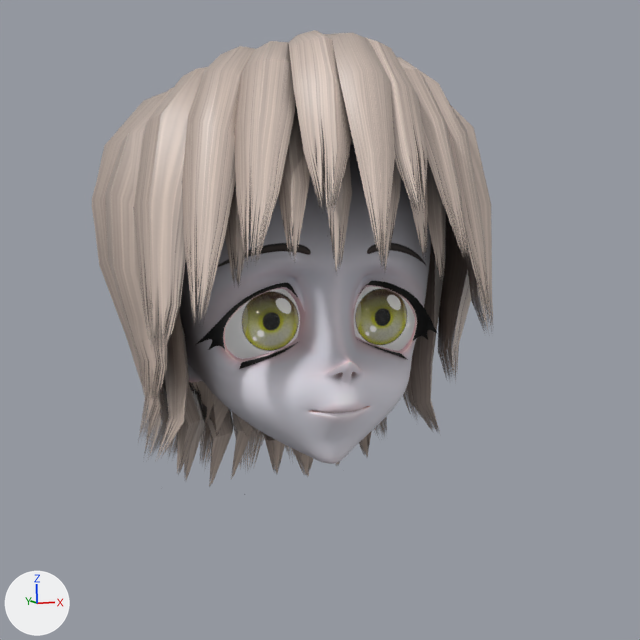
The Blender file head_Girl/head_Girl.blend, before and after one commit.
One viewpoint serves both versions: the file's camera 'Camera'. The lights are fixed; the arrows at lower left show +X, +Y and +Z.

Before the edit, the objects in view are built like this:
```python
ob_eyeball_l = bpy.data.objects.new('eyeball.L', me_sphere_012)
ob_eyeball_l.location = (0.053, -0.051, 0.078)
ob_eyeball_l.rotation_euler = (1.571, 0.0, 0.0)  # degrees (90, 0, 0)
ob_eyeball_r = bpy.data.objects.new('eyeball.R', me_sphere_011)
ob_eyeball_r.location = (-0.053, -0.051, 0.078)
ob_eyeball_r.rotation_euler = (1.571, 0.0, 0.0)  # degrees (90, 0, 0)
ob_hair_girl = bpy.data.objects.new('hair.girl', me_hair_girl)
ob_hair_girl.location = (0.0, 0.0, 0.0)
ob_head_girl = bpy.data.objects.new('head.girl', me_head_girl)
ob_head_girl.location = (0.0, 0.0, 0.0)
```
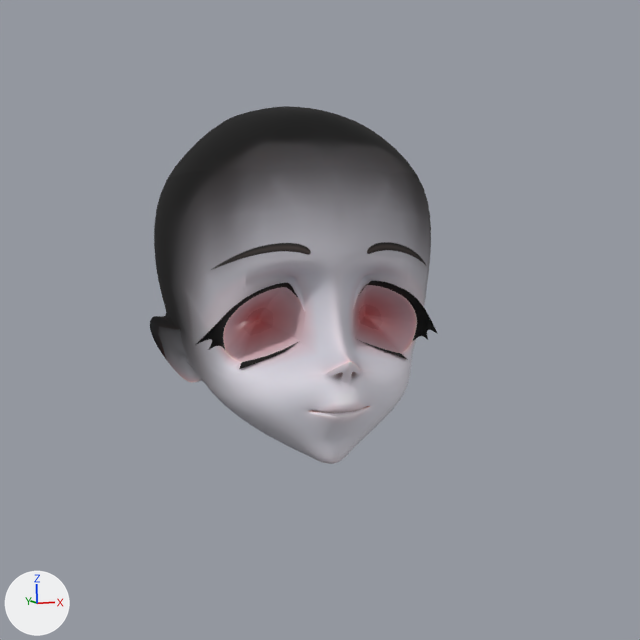
Pixel boxes (x1, y1, x2, y2) of what changed, in the pictures (640 x 640 px):
'hair.girl', hidden: before (92, 30, 493, 495)
'eyeball.R', hidden: before (224, 289, 300, 359)
'eyeball.L', hidden: before (354, 286, 415, 351)

The change, as a diff of the scene's bpy script:
```diff
--- a/head_Girl/head_Girl.blend.py
+++ b/head_Girl/head_Girl.blend.py
@@ ob_eyeball_r @@
 ob_eyeball_r.rotation_euler = (1.571, 0.0, 0.0)  # degrees (90, 0, 0)
+ob_eyeball_r.hide_render = True
@@ ob_eyeball_l @@
 ob_eyeball_l.rotation_euler = (1.571, 0.0, 0.0)  # degrees (90, 0, 0)
+ob_eyeball_l.hide_render = True
@@ ob_hair_girl @@
 _m = ob_hair_girl.modifiers.new('Mirror', 'MIRROR')
+ob_hair_girl.hide_set(True)  # its collection is switched off
```
